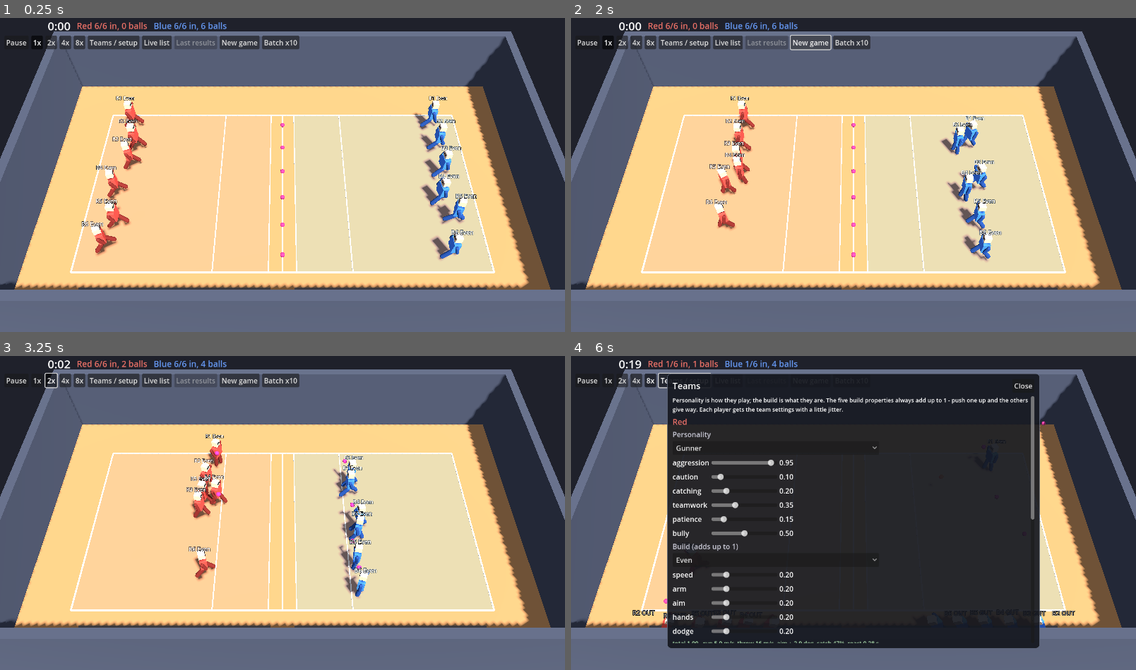
Above: before the commit, frames 1-4 (two rows, left to right).
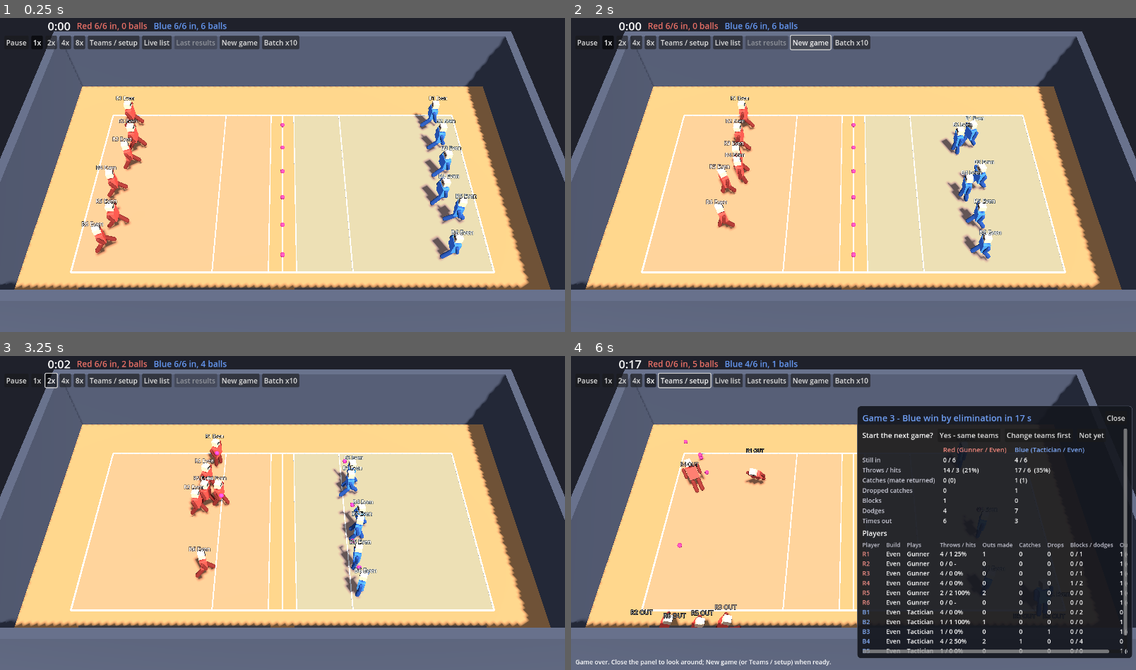
Above: after the commit, the same moments.

Repository: nathandunn/dodgeball-bots
Game: Godot game, scene res://scenes/Main.tscn
The game is run twice, just before and just after one commit, with the same random seed, the same clock (stepped at 60 frames per second) and the same inputs.
Inputs:
- Up to frame 1 (0.25 s): no input
- Up to frame 2 (2 s): click "New game" at 0.5 s; click "New game" at 1.25 s
- Up to frame 3 (3.25 s): click "1x" at 2 s; click "2x" at 2.75 s
- Up to frame 4 (6 s): click "4x" at 3.5 s; click "8x" at 4.25 s; click "Teams / setup" at 5 s; click "Live list" at 5.75 s

The runs differ from the first frame. In frame 1, less than 0.1% of the frame differs, in the area x 18-83%, y 27-76%; in frame 2, less than 0.1%; in frame 3, 0.6%; in frame 4, 45%, in the area x 0-100%, y 1-99%.

Commit message:
Calibrated gains (speed .91, arm .58, aim 5, hands .74, dodge .45, curve .31) and the calibration report
Co-Authored-By: Claude Fable 5.1 <noreply@anthropic.com>

Claude-Session: https://claude.ai/code/session_015ktb7N8AS55Y2xXNwii5wR

Diff:
--- a/scripts/build.gd
+++ b/scripts/build.gd
@@ -27,10 +27,10 @@
 # calibration: how strongly each property's skill swings its game numbers (1.0 = the
 # designed span). Tuned by tools/calibrate.py so that specialising in any one property beats
 # an even split about half the time.
-const GAINS := {"speed": 0.880, "arm": 0.570, "aim": 5.000, "hands": 0.770, "dodge": 0.470}
+const GAINS := {"speed": 0.910, "arm": 0.580, "aim": 5.000, "hands": 0.740, "dodge": 0.450}
 # calibration: how hard it hurts to starve a property (the exponent below the midpoint).
 # 1 = linear; smaller = gentler, so specialists who dump the rest are not crippled by it.
-const CURVE := 0.298
+const CURVE := 0.310
 
 const PRESETS := {
 	"Even":      {"speed": 0.20, "arm": 0.20, "aim": 0.20, "hands": 0.20, "dodge": 0.20},
Not shown, changed: dist/index.js.gz
Not shown, changed: dist/index.pck.gz
Not shown, changed: dist/index.wasm.gz
Not shown, added: tools/calibration_report.md
